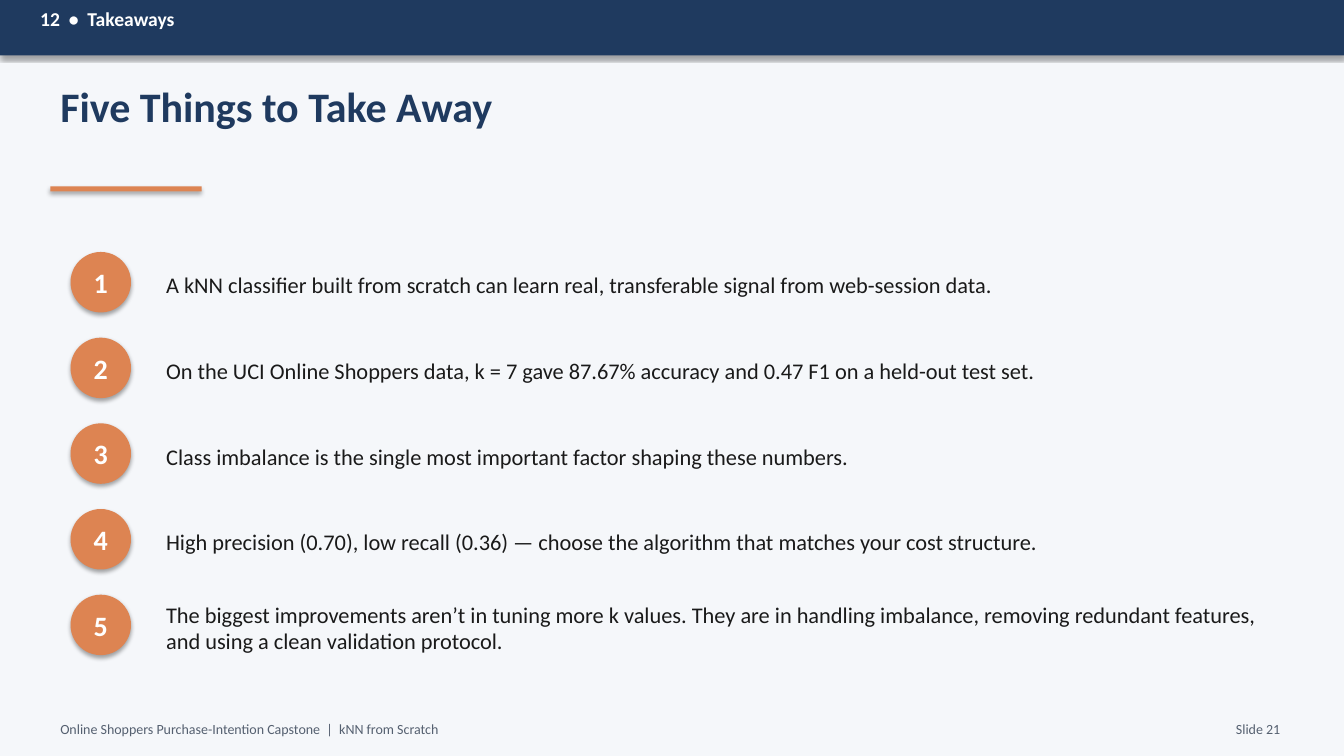
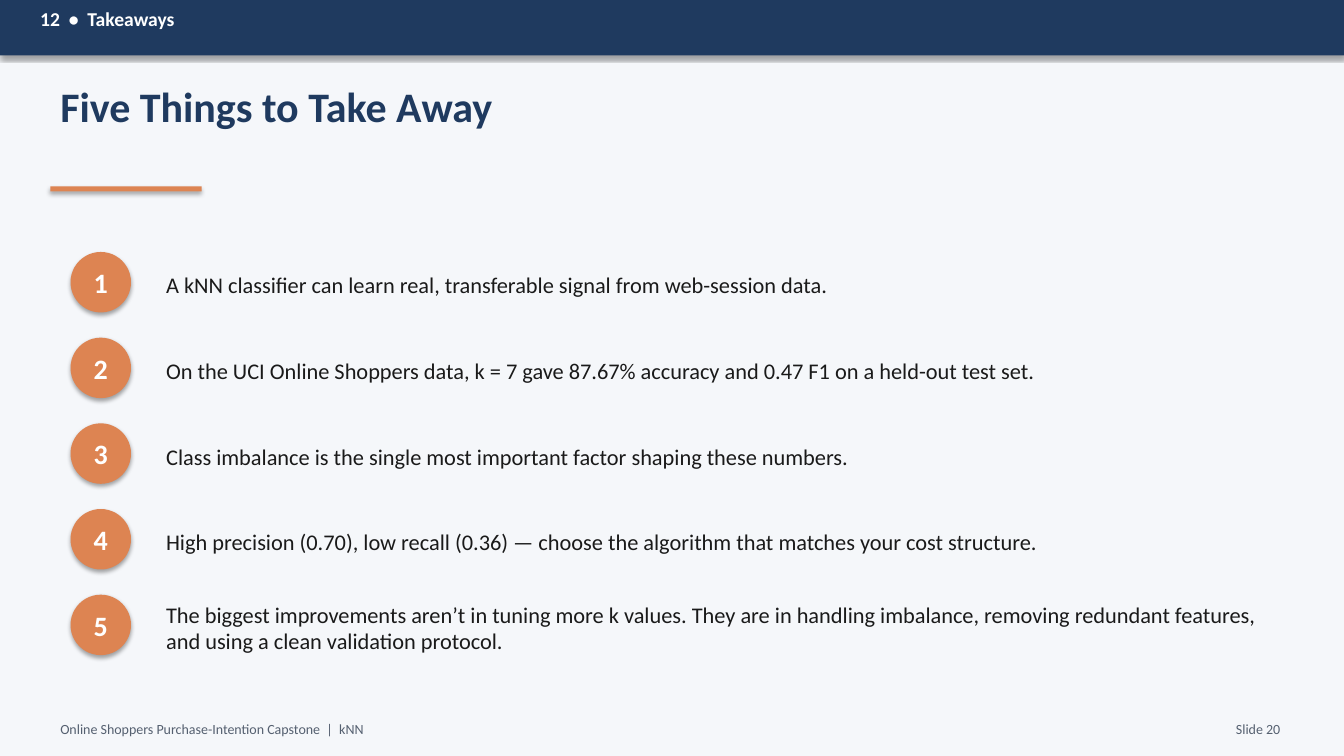
Before and after one commit to RodneeGlenMartin/Capstone-KNN-OnlineShoppers, a slide deck: slide 20 of Capstone_Presentation.pptx. Drawn at 1344x756 pixels with LibreOffice and Linux fonts; fonts in the diff are those of the drawing. Boxes give left, top, right and bottom in pixels: in the first picture for what was removed or moved away, otherwise in the second. Text is boxed around its words. In the diff, an @@ line names an element or a change of style, - is before the commit and + after.

Commit message:
Update Capstone_Presentation.pptx
Replace binary Capstone_Presentation.pptx with an updated version. This commit includes manual edits to slides, content, and formatting; the change is a binary update so individual diffs are not shown.

```diff
--- a/Capstone_Presentation.pptx
+++ b/Capstone_Presentation.pptx
@@ text at bbox=[166, 277, 827, 297]: text changed @@
-A kNN classifier built from scratch can learn real, transferable signal from web-session data.
+A kNN classifier can learn real, transferable signal from web-session data.
@@ text at bbox=[60, 724, 363, 737]: text changed @@
-Online Shoppers Purchase-Intention Capstone | kNN from Scratch
+Online Shoppers Purchase-Intention Capstone | kNN
@@ text at bbox=[1236, 724, 1280, 734]: text changed @@
-Slide 21
+Slide 20
```
Also in this commit, not shown: 20 other slides changed.
